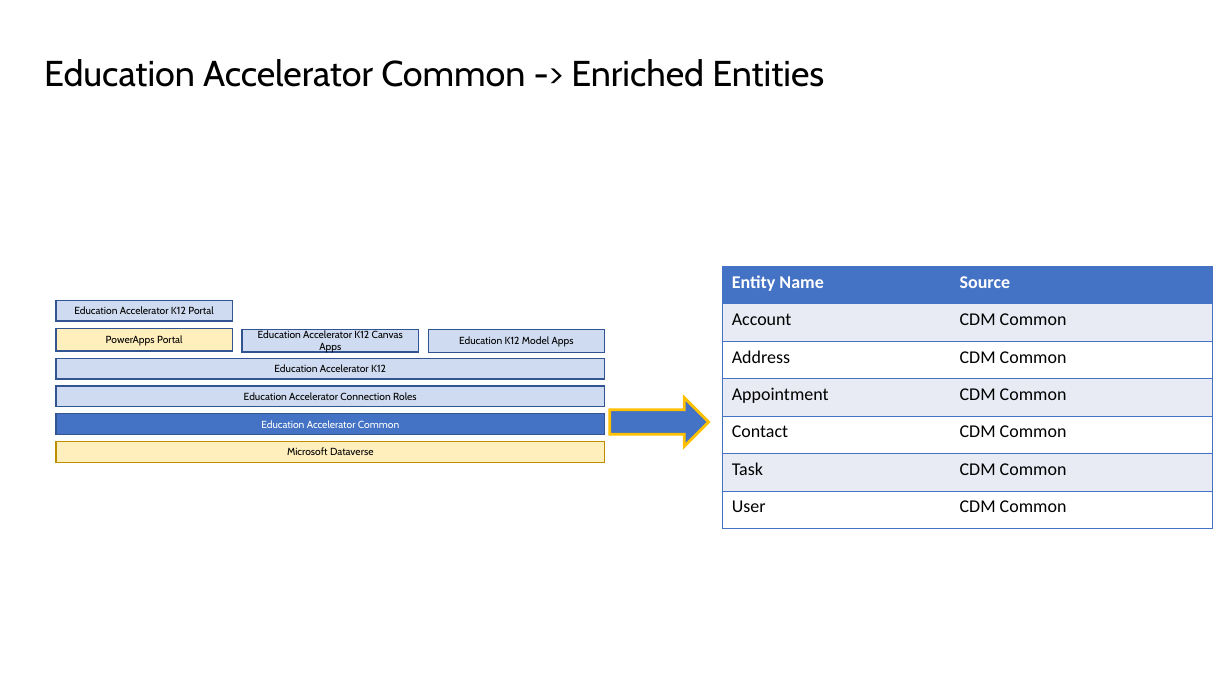
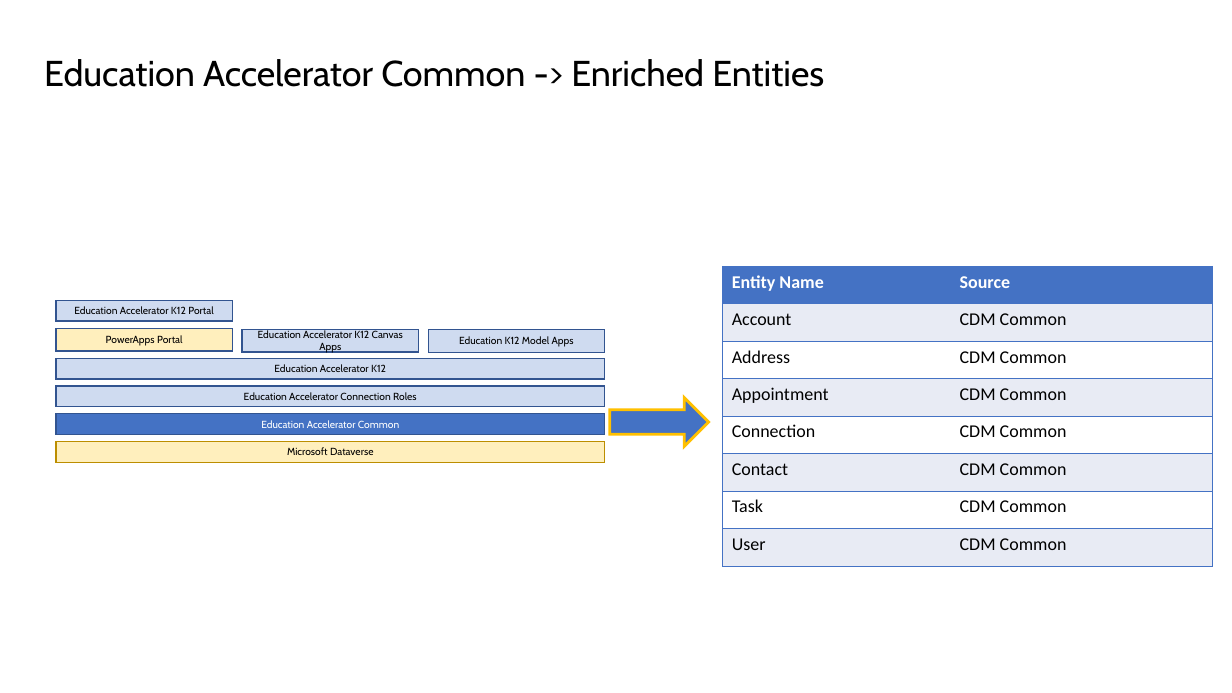
Before and after one commit to microsoft/Industry-Accelerator-Education, a slide deck: slide 5 of documentation/K12.Solution.Packaging.Design & ERD.pptx (slide 4 before the commit). Drawn at 1232x693 pixels with LibreOffice and Linux fonts; fonts in the diff are those of the drawing. Boxes give left, top, right and bottom in pixels: in the first picture for what was removed or moved away, otherwise in the second. Text is boxed around its words. In the diff, an @@ line names an element or a change of style, - is before the commit and + after.

```diff
--- a/documentation/K12.Solution.Packaging.Design & ERD.pptx
+++ b/documentation/K12.Solution.Packaging.Design & ERD.pptx
@@ table at (723, 266, 1214, 566) @@
+row 5: Connection | CDM Common
```
Also in this commit, not shown: 7 other slides changed, 1 slide added, 33 other files.
